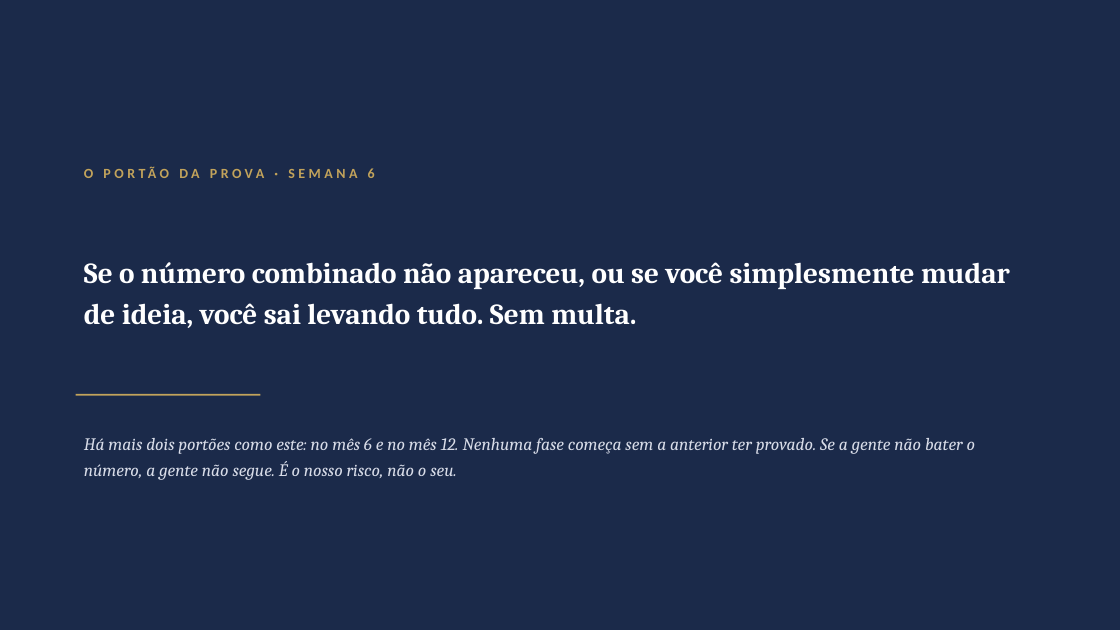
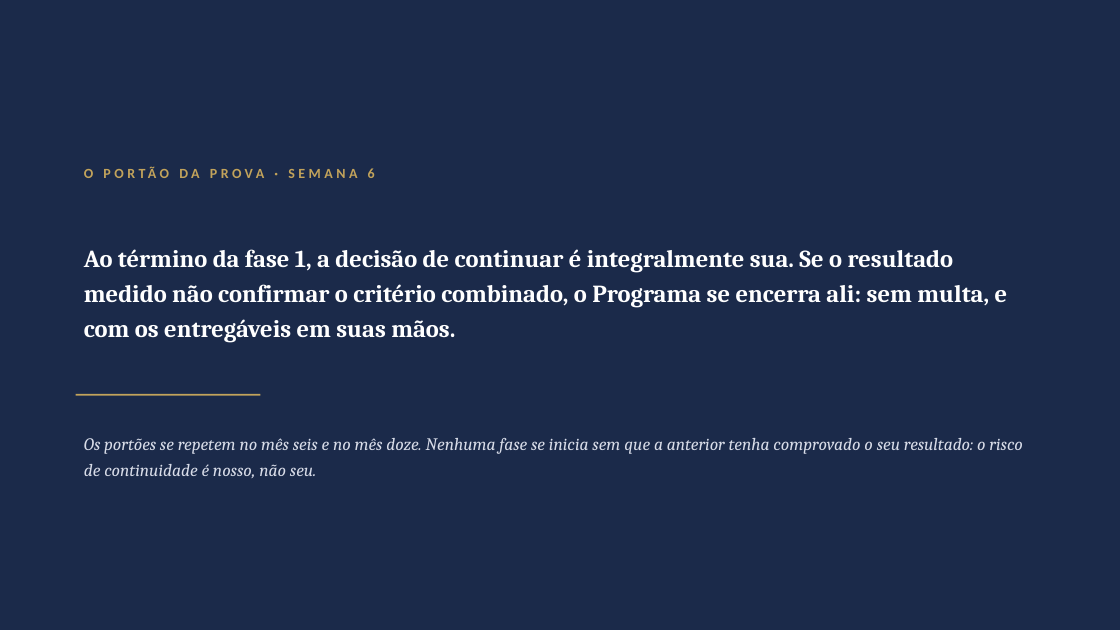
Before and after one commit to DanielMoraesCoca/abba-ops, a slide deck: slide 6 of 08-materiais/modelos/deck-programa.pptx. Drawn at 1120x630 pixels with LibreOffice and Linux fonts; fonts in the diff are those of the drawing. Boxes give left, top, right and bottom in pixels: in the first picture for what was removed or moved away, otherwise in the second. Text is boxed around its words. In the diff, an @@ line names an element or a change of style, - is before the commit and + after.

```diff
--- a/08-materiais/modelos/deck-programa.pptx
+++ b/08-materiais/modelos/deck-programa.pptx
@@ text at box(84, 249, 1008, 343): text changed; size 25 to 21 pt @@
-Se o número combinado não apareceu, ou se você simplesmente mudar de ideia, você sai levando tudo. Sem multa.
+Ao término da fase 1, a decisão de continuar é integralmente sua. Se o resultado medido não confirmar o critério combinado, o Programa se encerra ali: sem multa, e com os entregáveis em suas mãos.
@@ text at box(84, 438, 1022, 478): text changed @@
-Há mais dois portões como este: no mês 6 e no mês 12. Nenhuma fase começa sem a anterior ter provado. Se a gente não bater o número, a gente não segue. É o nosso risco, não o seu.
+Os portões se repetem no mês seis e no mês doze. Nenhuma fase se inicia sem que a anterior tenha comprovado o seu resultado: o risco de continuidade é nosso, não seu.
```
Also in this commit, not shown: 1 other slide changed, 14 other files.
